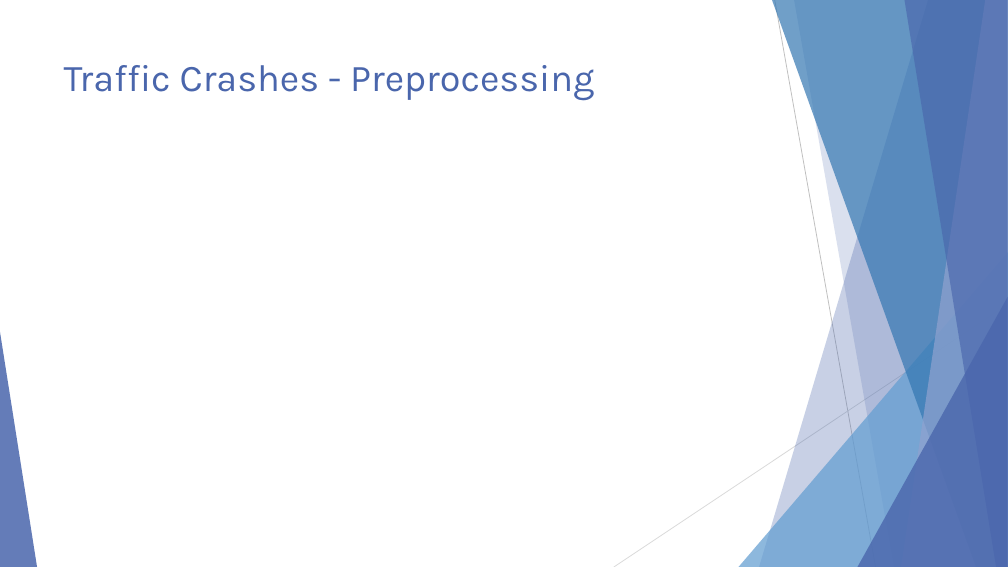
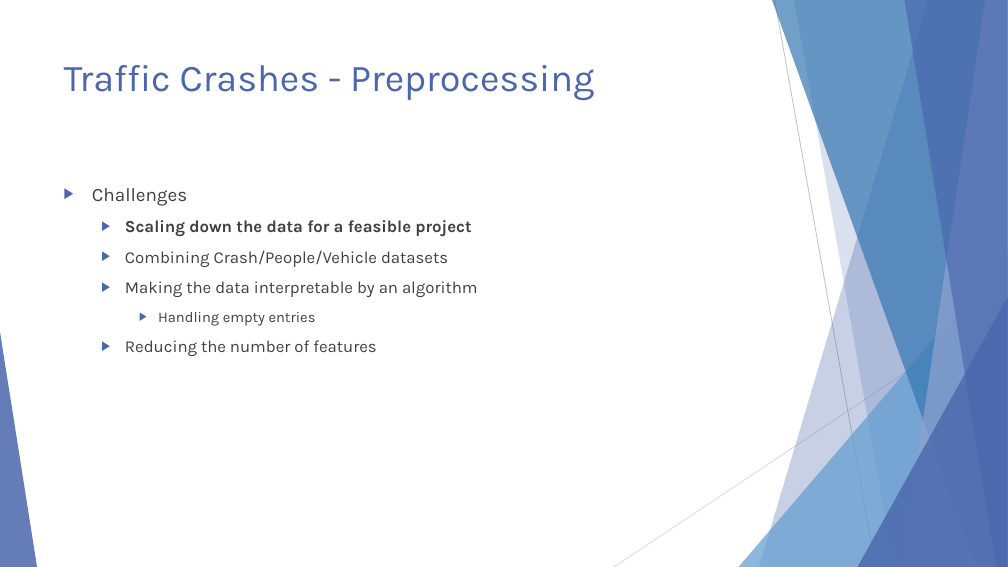
Before and after one commit to ndarwich/Crash-Analysis, a slide deck: slide 13 of Slides/An Investigation.pptx. Drawn at 1008x567 pixels with LibreOffice and Linux fonts; fonts in the diff are those of the drawing. Boxes give left, top, right and bottom in pixels: in the first picture for what was removed or moved away, otherwise in the second. Text is boxed around its words. In the diff, an @@ line names an element or a change of style, - is before the commit and + after.

Commit message:
add preprocessing slides

```diff
--- a/Slides/An Investigation.pptx
+++ b/Slides/An Investigation.pptx
@@ text added at (92,188,478,356), 16 pt, text #404040 @@
+▶ Challenges
+  ▶ Scaling down the data for a feasible project
+  ▶ Combining Crash/People/Vehicle datasets
+  ▶ Making the data interpretable by an algorithm
+    ▶ Handling empty entries
+  ▶ Reducing the number of features
```
Also in this commit, not shown: 5 other slides changed, 4 slides added, 1 other file.
